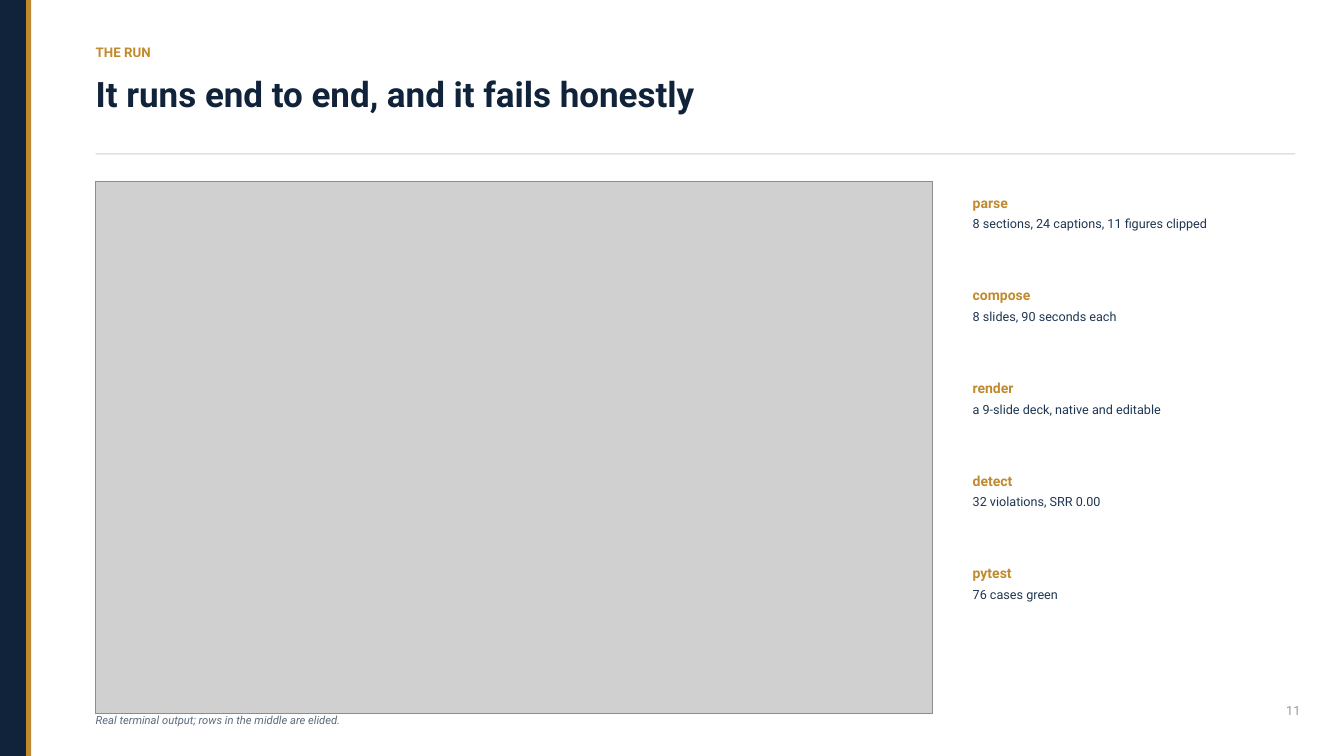
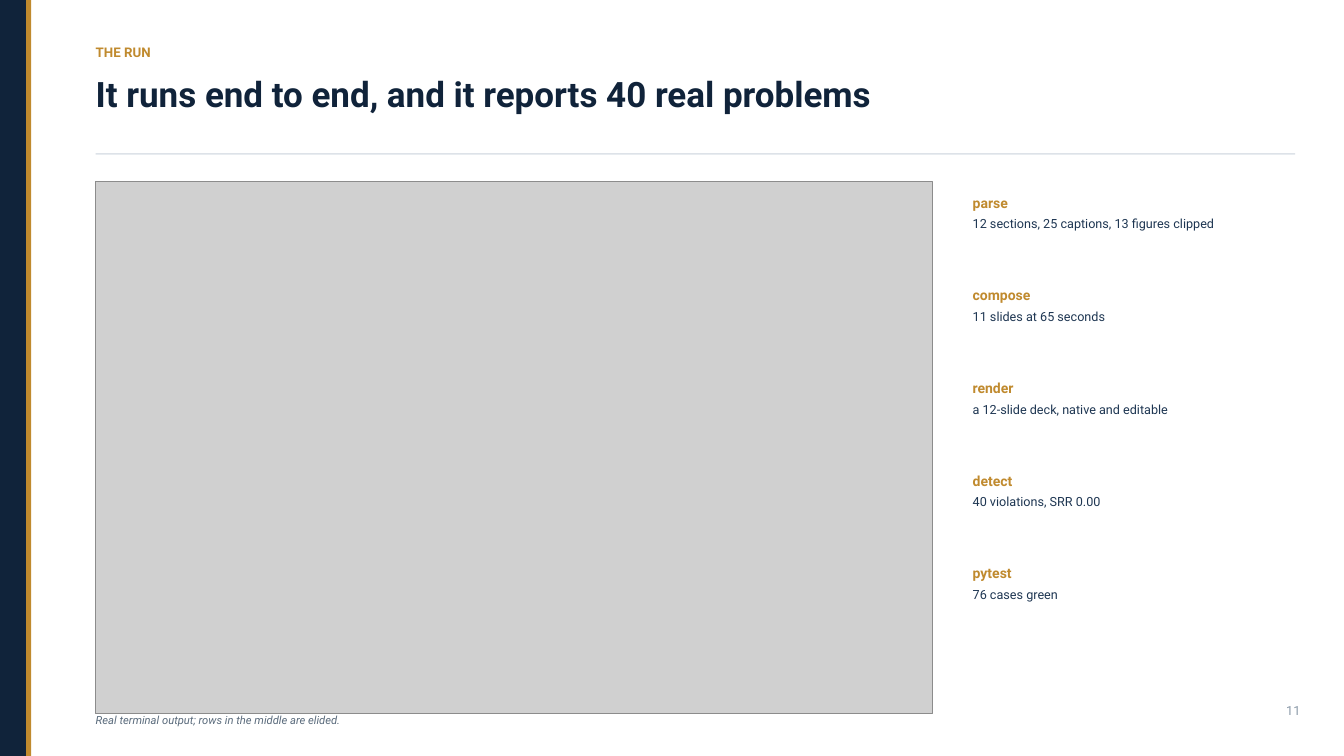
Before and after one commit to Mizuki0215/capstone-ppt-agent, a slide deck: slide 11 of deck/progress_deck.pptx. Drawn at 1344x756 pixels with LibreOffice and Linux fonts; fonts in the diff are those of the drawing; grey boxes stand for pictures. Boxes give left, top, right and bottom in pixels: in the first picture for what was removed or moved away, otherwise in the second. Text is boxed around its words. In the diff, an @@ line names an element or a change of style, - is before the commit and + after.

```diff
--- a/deck/progress_deck.pptx
+++ b/deck/progress_deck.pptx
@@ text at (96, 80, 871, 114): text changed @@
-It runs end to end, and it fails honestly
+It runs end to end, and it reports 40 real problems
@@ text at (973, 218, 1214, 231): text changed @@
-8 sections, 24 captions, 11 figures clipped
+12 sections, 25 captions, 13 figures clipped
@@ text at (973, 311, 1105, 321): text changed @@
-8 slides, 90 seconds each
+11 slides at 65 seconds
@@ text at (973, 404, 1168, 416): text changed @@
-a 9-slide deck, native and editable
+a 12-slide deck, native and editable
@@ text at (973, 496, 1101, 508): text changed @@
-32 violations, SRR 0.00
+40 violations, SRR 0.00
```
Also in this commit, not shown: 2 other slides changed, 19 other files.
